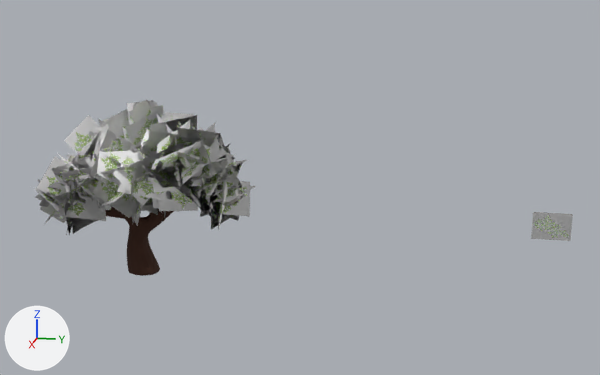
An edit to the FBX model Assets/Art/bigtree.fbx, drawn before and after from the same camera.
Rendered twice from a camera (50 mm lens) standing at (30.47, 17.04, 8.42) and looking at (-0.05, 10.94, 0.79). Arrows for +X, +Y and +Z are at lower left; the lights stay in place. Where no turn or scale is listed for an object, it has been applied to the vertices.

In view in the first picture: '63-636871_green-branch-transparent-png-clip-art-image-green.003', 'Plane.001'.
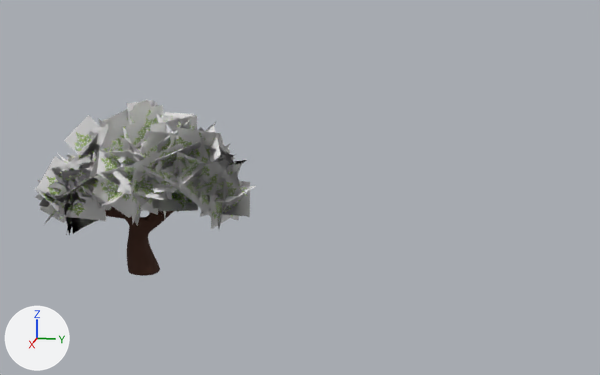
The newer file is also turned or shifted as a whole; pictures and numbers use the older file's frame.

The edits, one by one:
me_63_636871_green_branch_transparent_png_clip_art_image_green_003 has 2804 vertices, 701 faces and spans x -3.5..2.1, y -19.5..0.7, z -1.1..4.0.
me_63_636871_green_branch_transparent_png_clip_art_image_green_003 is used by ob_63_636871_green_branch_transparent_png_clip_art_image_green_003; location (0.76, 20.25, 0.0).
me_63_636871_green_branch_transparent_png_clip_art_image_green_003 part 1: the loose piece of 4 vertices spanning x 0.0, y -0.7..0.7, z -0.5..0.5 is deleted.

Pixel boxes [x1, y1, x2, y2] of what changed, in the pictures (600 x 375 px):
'63-636871_green-branch-transparent-png-clip-art-image-green.003', reshaped (58% narrower): before [30, 100, 573, 241]; after [30, 100, 256, 235]
part 1 of me_63_636871_green_branch_transparent_png_clip_art_image_green_003, deleted: before [531, 212, 573, 241]
